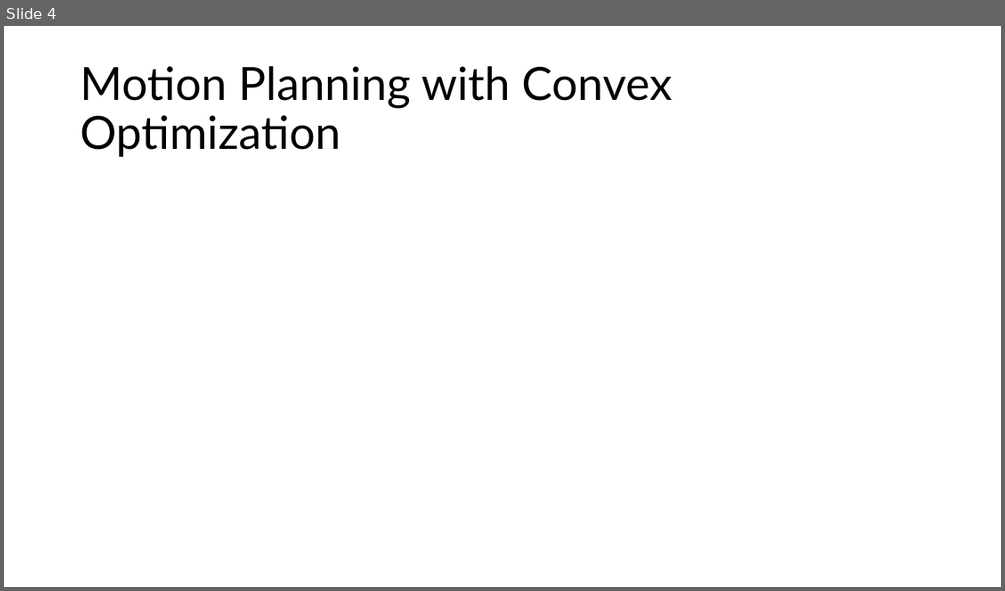
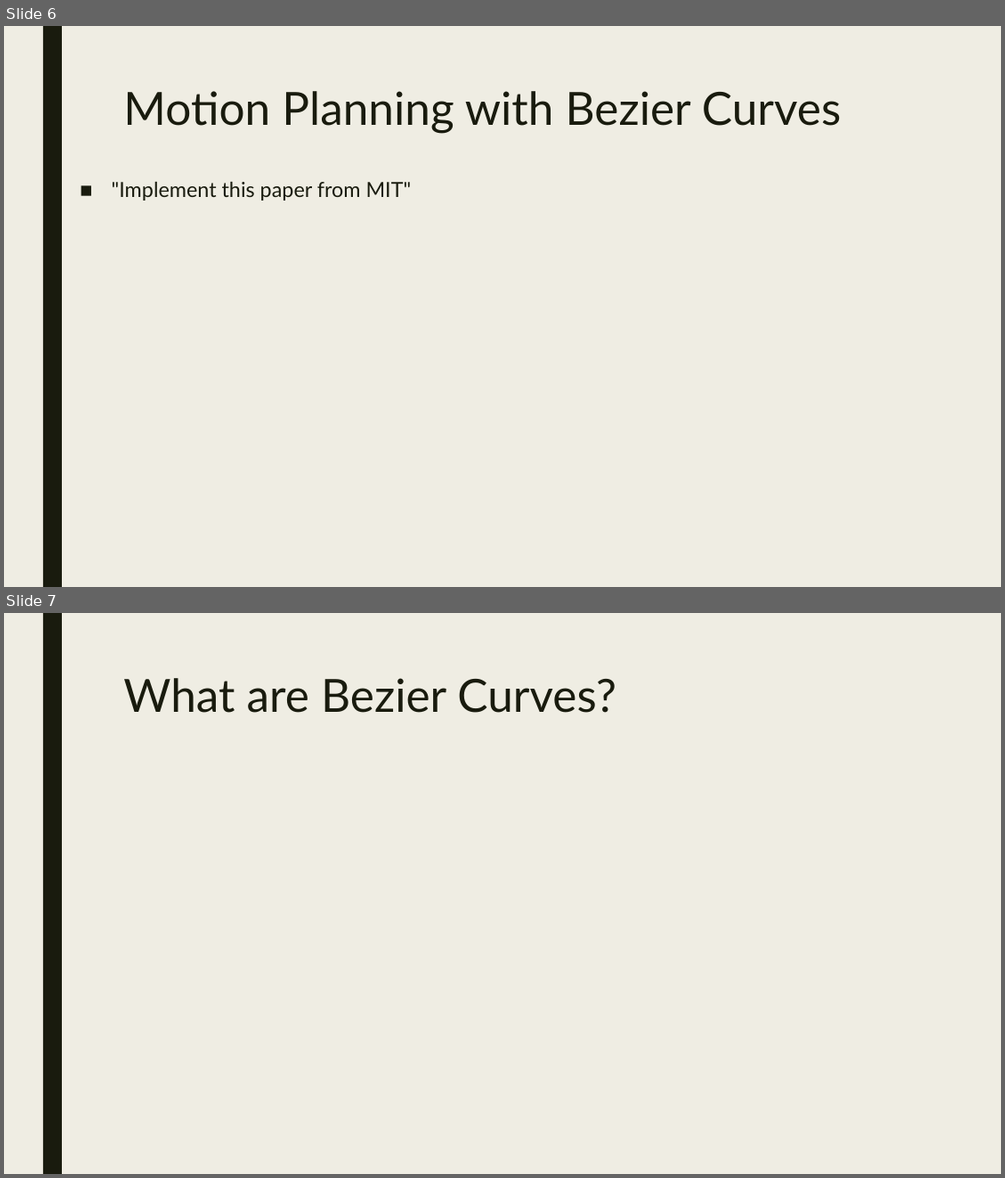
Before and after one commit to akshaygulabrao/research, a slide deck: Arete.pptx. Shown one above the other, each under a label of ours: slide 4 before the commit, slides 6 and 7 after it. The pictures are 1005x591 and 1005x1178 pixels, drawn with LibreOffice and Linux fonts; fonts in the diff are those of the drawing. Boxes give left, top, right and bottom in pixels: in the first picture for what was removed or moved away, otherwise in the second. Text is boxed around its words. In the diff, an @@ line names an element or a change of style, - is before the commit and + after.

```diff
--- a/Arete.pptx
+++ b/Arete.pptx
@@ slide 7 added at box(4, 613, 1001, 1174), background #EFEDE3; not listed: 1 template element that a slide beside it also shows @@
@@ title added at box(123, 678, 616, 713), 44 pt, text #191B0E @@
+What are Bezier Curves?
@@ what was slide 4 is now slide 6 @@
@@ slide 6 changed as well @@
@@ background #FFFFFF to #EFEDE3 @@
@@ rectangle added at box(43, 26, 62, 587), fill #191B0E @@
@@ title "Motion Planning with Bezier Curves" at box(123, 91, 841, 133): vertical alignment middle to top @@
@@ title at box(123, 91, 841, 133): text changed; text colour #000000 to #191B0E @@
-Motion Planning with Convex Optimization
+Motion Planning with Bezier Curves
@@ text added at box(112, 181, 412, 200), 20 pt, text #191B0E @@
+■ "Implement this paper from MIT"
```
Also in this commit, not shown: 5 other slides changed, 11 other slides added, 4 slides removed, 2 other files.
